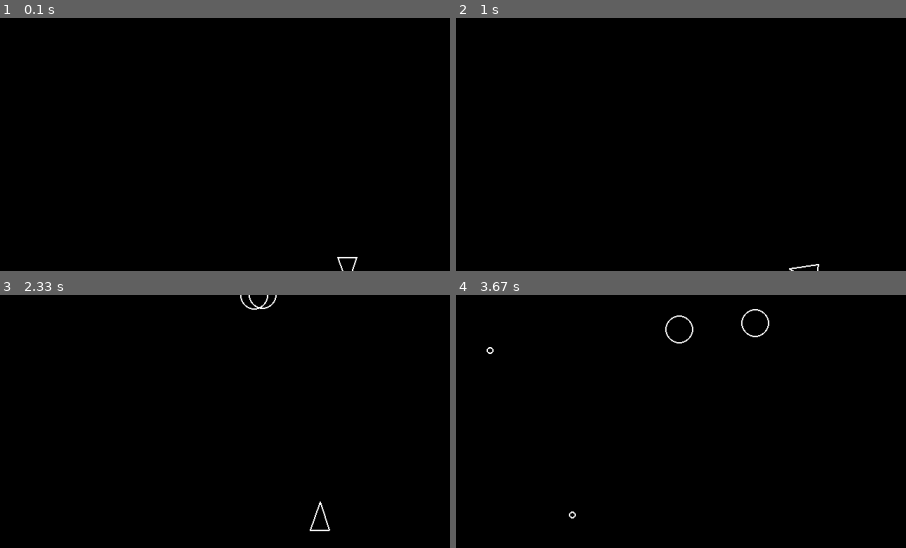
Above: before the commit, frames 1-4 (two rows, left to right).
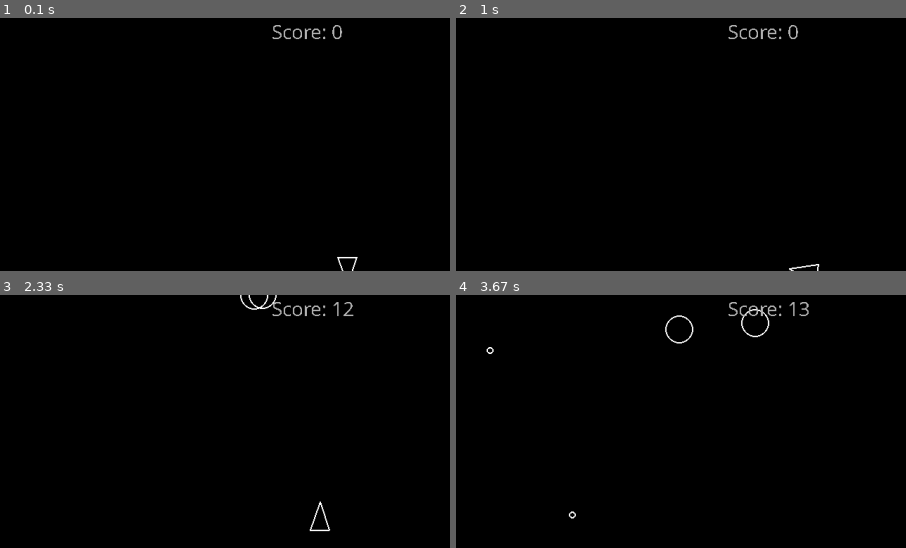
Above: after the commit, the same moments.

Repository: TSchultz225/pygame_asteroids
Game: pygame game, started from main.py
Same seed, same stepped clock (60 frames per second), same inputs: the game is played once before the commit and once after it.
Inputs:
- Up to frame 1 (0.1 s): no input
- Up to frame 2 (1 s): tap Space at 0.33, 0.73 s; hold D from 0.67 s (still down)
- Up to frame 3 (2.33 s): tap Space at 1.03, 1.23, 1.57, 1.87, 2.07 s; release D at 1.13 s; hold W 1.17-1.47 s; hold D 1.5-1.97 s; hold A from 2 s (still down)
- Up to frame 4 (3.67 s): tap Space at 2.37, 2.63, 2.97, 3.27, 3.4 s; release A at 2.53 s; hold S 2.57-2.87 s; hold A 2.9-3.3 s; hold W from 3.33 s (still down)
The pictures show only the part of the screen within x 11-61%, y 0-50%; the shares and areas given below are measured in that part.

The runs differ from the first frame. In frame 1, 0.3% of the frame differs, in the area x 60-76%, y 2-9%; in frame 2, 0.3%; in frame 3, 0.3%, in the area x 60-79%, y 2-9%; in frame 4, 0.3%.

Commit message:
add basic score

Diff:
--- a/constants.py
+++ b/constants.py
@@ -13,3 +13,4 @@
 PLAYER_SHOOT_COOLDOWN_SECONDS = 0.3
 EXPLOSION_RADIUS = 7
 EXPLOSION_PARTICLE_LIFE = 1
+ASTEROID_POINT_VALUE = 10
--- a/main.py
+++ b/main.py
@@ -1,4 +1,5 @@
 import sys
+import math
 import pygame
 import player
 import asteroid
@@ -8,15 +9,19 @@
 from constants import SCREEN_WIDTH
 from constants import SCREEN_HEIGHT
 from constants import EXPLOSION_PARTICLE_LIFE
+from constants import ASTEROID_POINT_VALUE
 from logger import log_state
 from logger import log_event
 
 def main():
     pygame.init()
+    my_font = pygame.font.SysFont('Comic Sans MS', 30)
     screen = pygame.display.set_mode((SCREEN_WIDTH, SCREEN_HEIGHT))
     print(f"Starting Asteroids with pygame version: {pygame.version.ver}")
     print(f"Screen width: {SCREEN_WIDTH}")
     print(f"Screen height: {SCREEN_HEIGHT}")
+
+    score = 0
 
     game_clock = pygame.time.Clock()
     dt = 0
@@ -45,12 +50,15 @@
         log_state()
         screen.fill("black")
         updatable.update(dt)
-
+        text_surface = my_font.render(f"Score: {math.floor(score)}", False, (180, 180, 180))
         for asteroid_obj in asteroids:
             if asteroid_obj.collides_with(game_player):
                 log_event("player_hit")
                 print("Game over!")
+                print(f"{score}")
                 sys.exit()
+
+        score += dt
 
         for asteroid_obj in asteroids:
             for shot_obj in shots:
@@ -58,6 +66,7 @@
                     log_event("asteroid_shot")
                     asteroid_obj.split()
                     shot_obj.kill()
+                    score += ASTEROID_POINT_VALUE
 
         for explo_part_obj in explosion_particles:
             if explo_part_obj.current_life_length >= EXPLOSION_PARTICLE_LIFE:
@@ -65,8 +74,9 @@
 
         for draw_able in drawable:
             draw_able.draw(screen)
+        screen.blit(text_surface, (SCREEN_WIDTH / 2.4 , 0))
+        pygame.display.flip()
 
-        pygame.display.flip()
         dt = game_clock.tick(60) / 1000
 
 if __name__ == "__main__":
